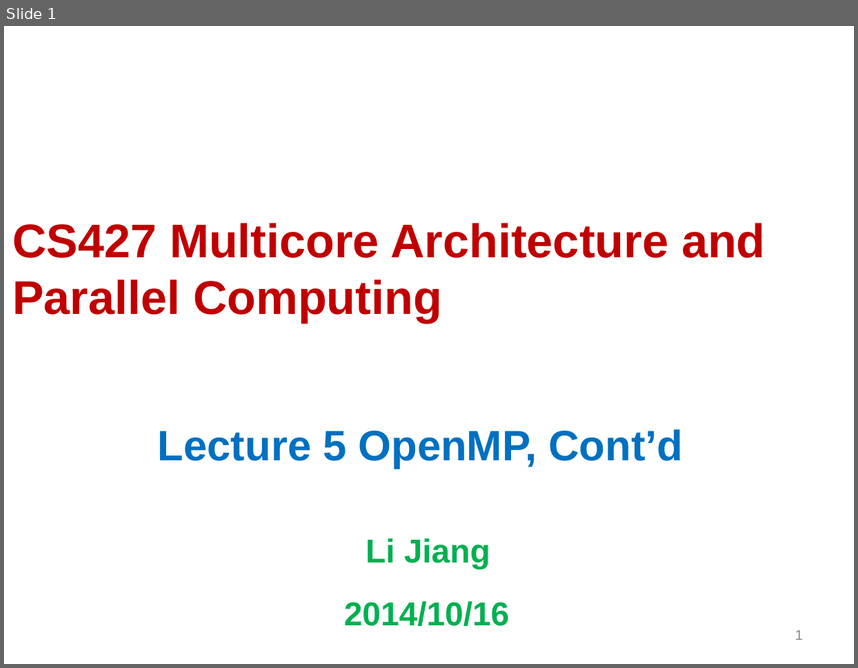
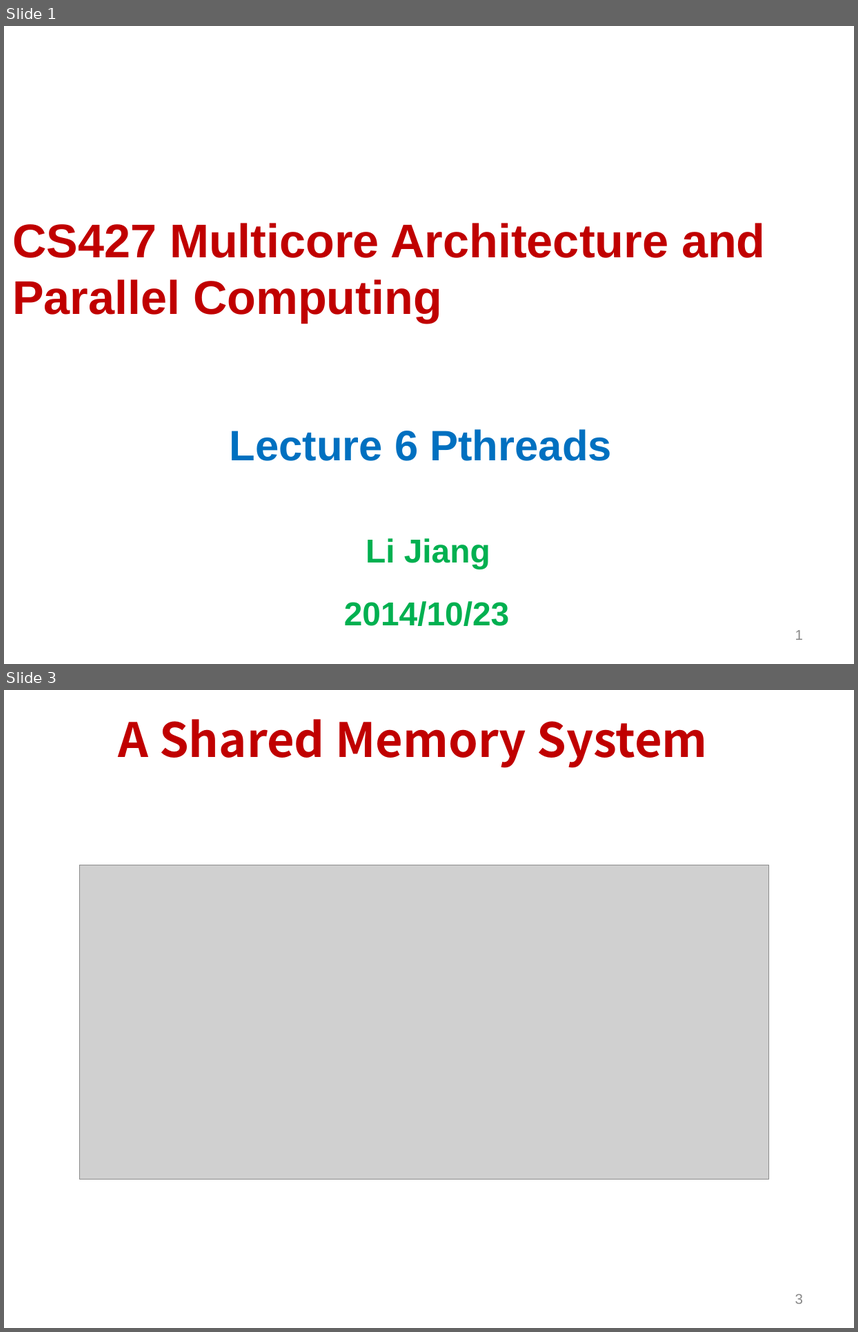
Before and after one commit to Tevic/CS427, a slide deck: files/Lecture05.pptx. Shown one above the other, each under a label of ours: slide 1 before the commit, slides 1 and 3 after it; the slides between them are not shown. The pictures are 858x668 and 858x1332 pixels, drawn with LibreOffice and Linux fonts; fonts in the diff are those of the drawing; grey boxes stand for pictures; background and template pictures are left out. Boxes give left, top, right and bottom in pixels: in the first picture for what was removed or moved away, otherwise in the second. Text is boxed around its words. In the diff, an @@ line names an element or a change of style, - is before the commit and + after.

```diff
--- a/files/Lecture05.pptx
+++ b/files/Lecture05.pptx
@@ slide 3 added at (4,690,854,1328), background #FFFFFF @@
@@ title added at (119,719,707,768), 40 pt, text #C00000, bold @@
+A Shared Memory System
@@ picture added at (80,865,769,1179) @@
@@ page number added at (795,1294,803,1303), 12 pt, text #898989 @@
+3
@@ slide 1 changed as well @@
@@ subtitle at (230,429,611,461): text changed @@
-Lecture 5 OpenMP, Cont’d
+Lecture 6 Pthreads
@@ subtitle at (344,601,510,626): text changed @@
-2014/10/16
+2014/10/23
```
Also in this commit, not shown: 1 other slide changed, 48 other slides added, 43 slides removed, 15 other files.
